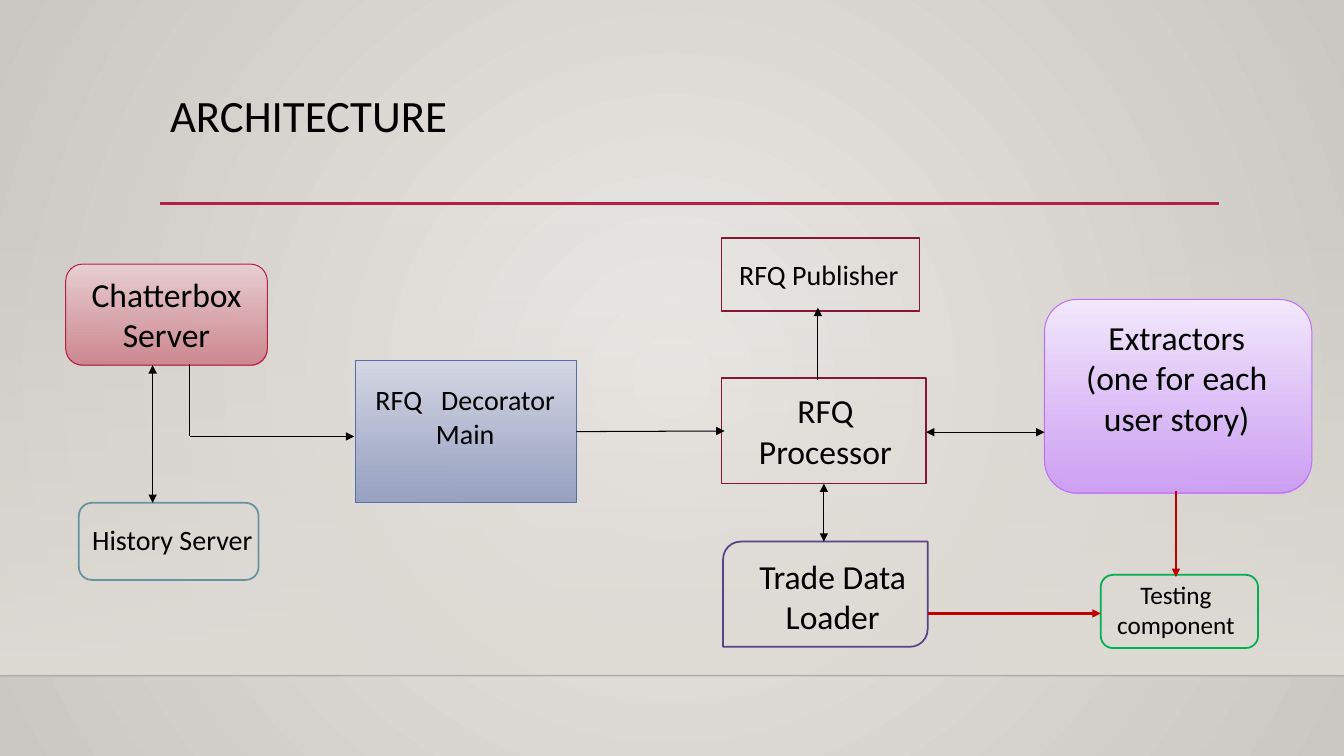
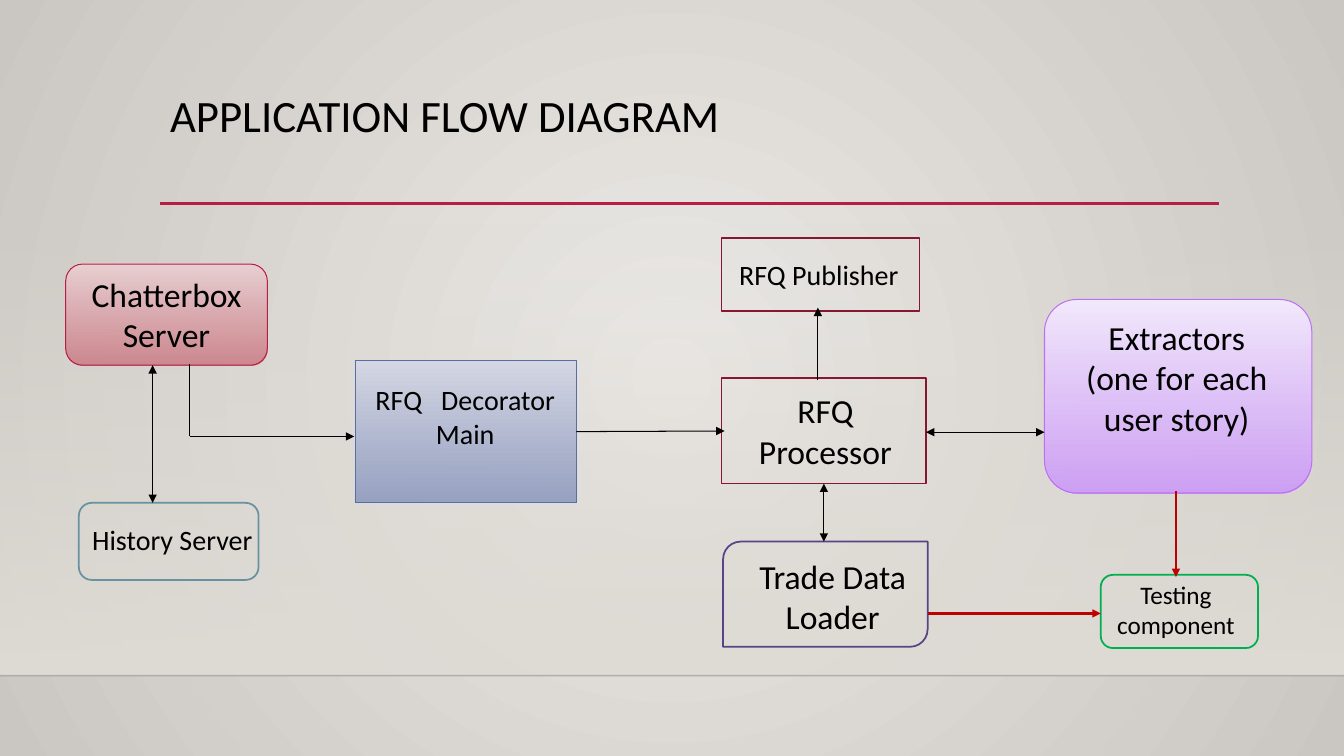
Before and after one commit to im-pratham/Stock-Trading-Platform, a slide deck: slide 4 of Presentation-Template.pptx (slide 3 before the commit). Drawn at 1344x756 pixels with LibreOffice and Linux fonts; fonts in the diff are those of the drawing; background and template pictures are left out. Boxes give left, top, right and bottom in pixels: in the first picture for what was removed or moved away, otherwise in the second. Text is boxed around its words. In the diff, an @@ line names an element or a change of style, - is before the commit and + after.

```diff
--- a/Presentation-Template.pptx
+++ b/Presentation-Template.pptx
@@ title at [170, 103, 719, 133]: text changed @@
-ARCHITECTURE
+APPLICATION FLOW DIAGRAM
```
Also in this commit, not shown: 12 other slides changed, 1 slide added, 1 slide removed.
